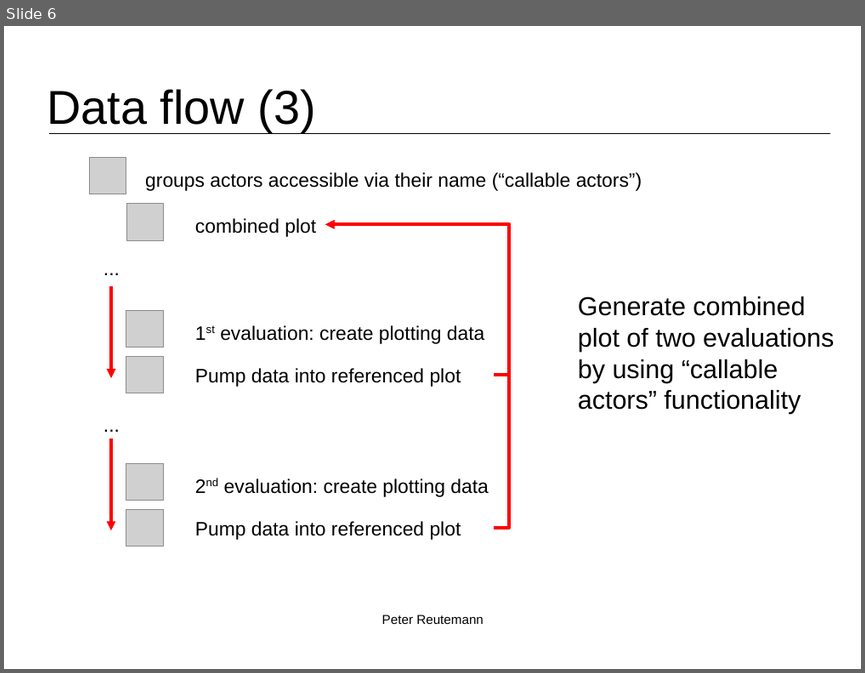
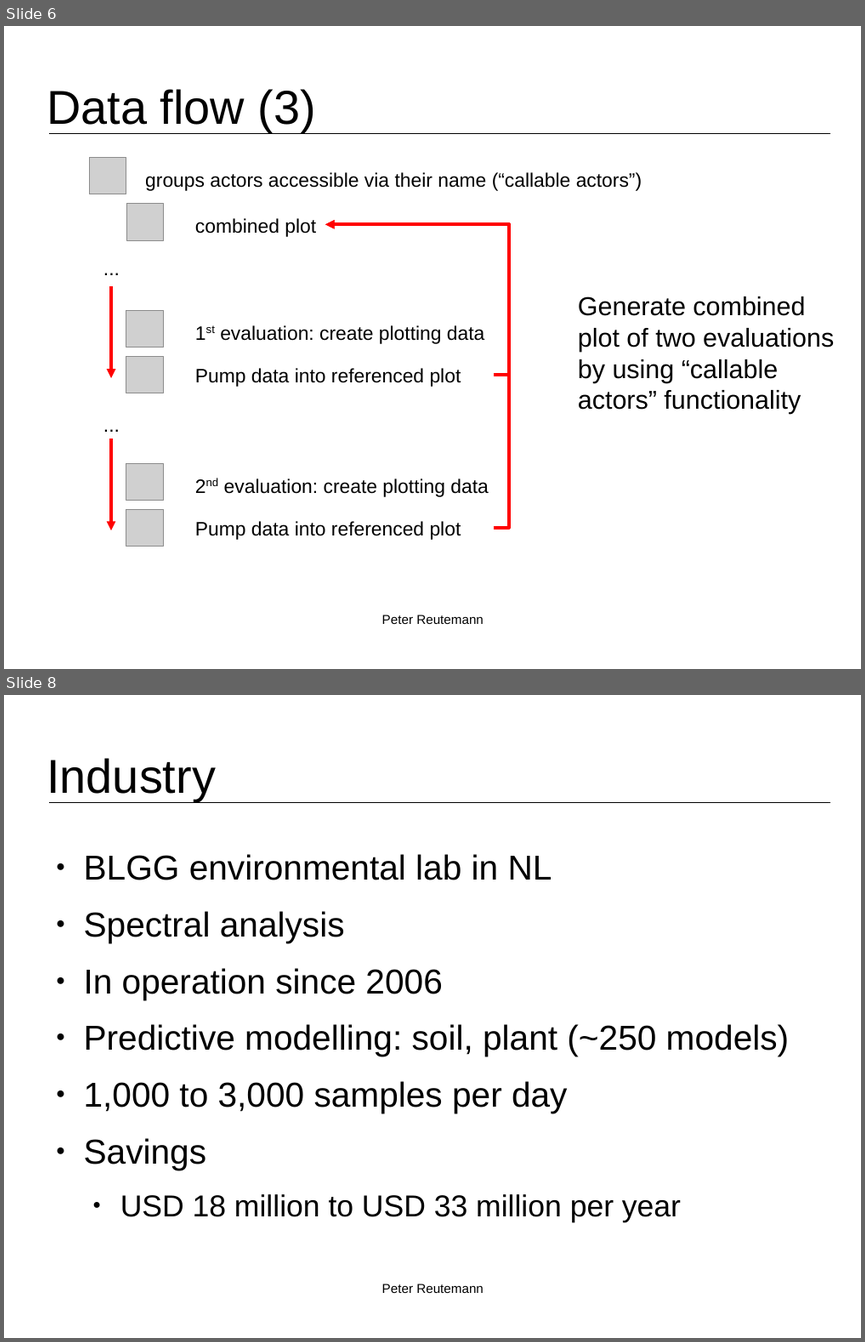
Before and after one commit to fracpete/bigmine-2015, a slide deck: talk/bigmine2015_reutemann.odp. Shown one above the other, each under a label of ours: slide 6 before the commit, slides 6 and 8 after it; the slides between them are not shown. The pictures are 865x673 and 865x1342 pixels, drawn with LibreOffice and Linux fonts; fonts in the diff are those of the drawing; grey boxes stand for pictures; background and template pictures are left out. Boxes give left, top, right and bottom in pixels: in the first picture for what was removed or moved away, otherwise in the second. Text is boxed around its words. In the diff, an @@ line names an element or a change of style, - is before the commit and + after.

Commit message:
added industry slide

```diff
--- a/talk/bigmine2015_reutemann.odp
+++ b/talk/bigmine2015_reutemann.odp
@@ slide 8 added at (4,695,861,1338), background #FFFFFF; not listed: 1 template element that a slide beside it also shows @@
@@ title added at (46,758,216,801), 44 pt, text #000000 @@
+Industry
@@ text added at (84,854,789,1222), 32 pt, text #000000 @@
+● BLGG environmental lab in NL
+● Spectral analysis
+● In operation since 2006
+● Predictive modelling: soil, plant (~250 models)
+● 1,000 to 3,000 samples per day
+● Savings
+  ● USD 18 million to USD 33 million per year
@@ text added at (382,1283,483,1293), 12 pt, text #000000 @@
+Peter Reutemann
```
Also in this commit, not shown: 1 slide changed.
